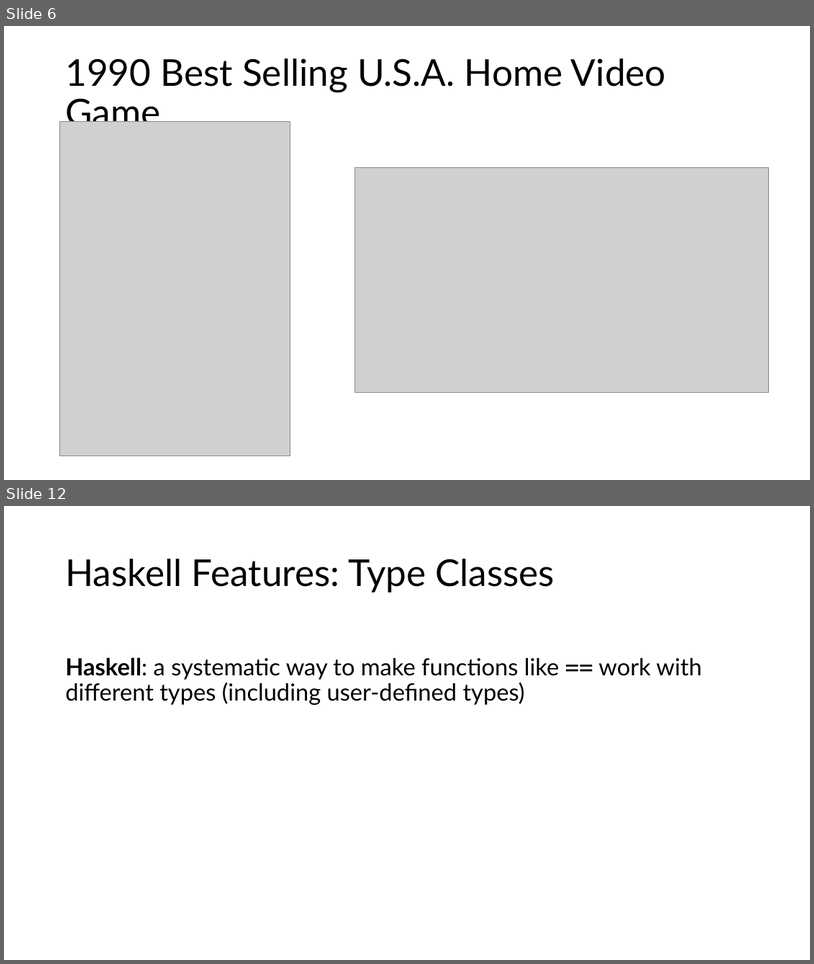
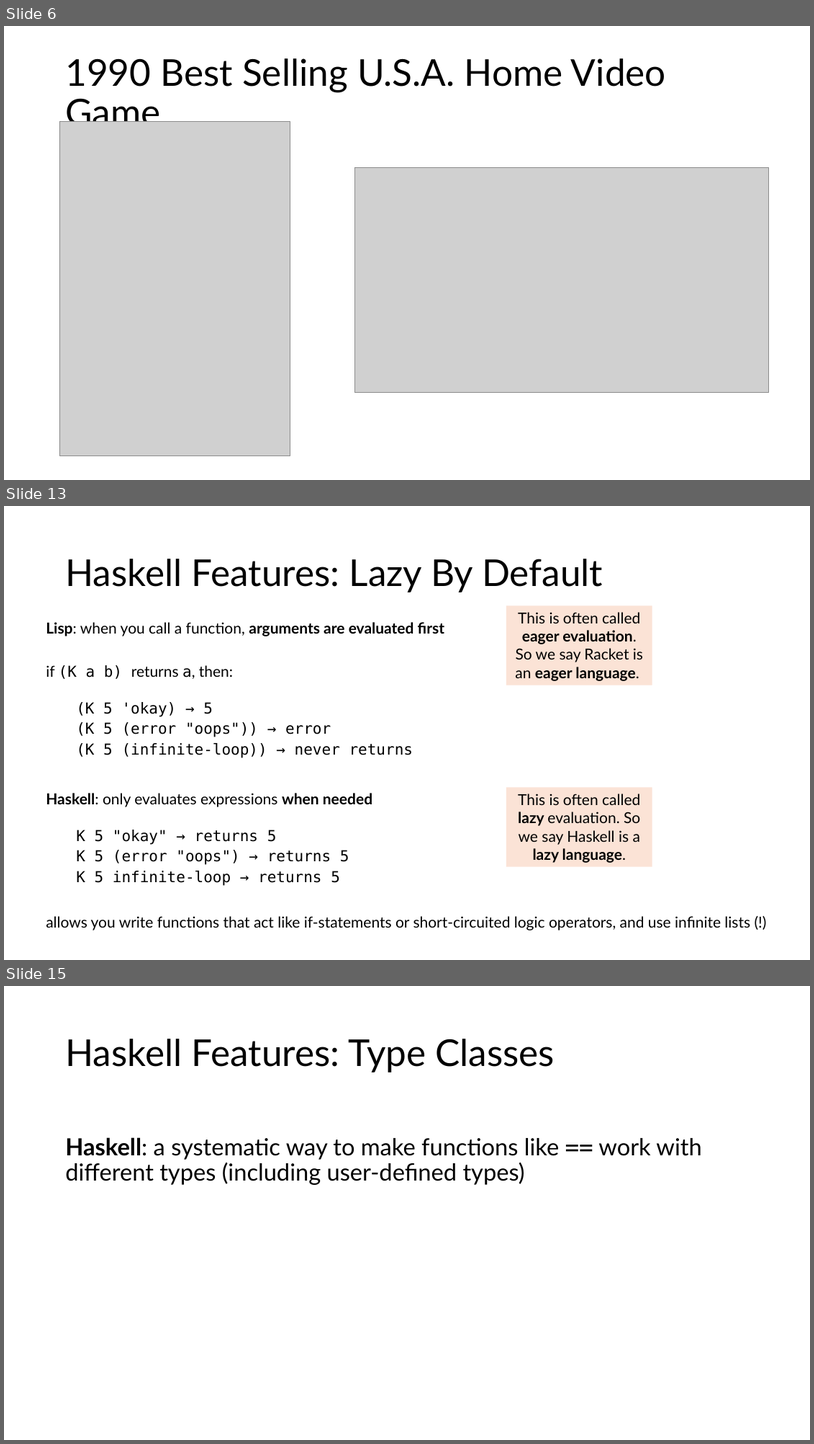
Before and after one commit to tjd1234/cmpt383fall2026, a slide deck: haskell/haskell_intro.pptx. Shown one above the other, each under a label of ours: slides 6 and 12 before the commit, slides 6, 13 and 15 after it; the slides between them are not shown. The pictures are 814x964 and 814x1444 pixels, drawn with LibreOffice and Linux fonts; fonts in the diff are those of the drawing; grey boxes stand for pictures. Boxes give left, top, right and bottom in pixels: in the first picture for what was removed or moved away, otherwise in the second. Text is boxed around its words. In the diff, an @@ line names an element or a change of style, - is before the commit and + after.

```diff
--- a/haskell/haskell_intro.pptx
+++ b/haskell/haskell_intro.pptx
@@ slide 13 added at box(4, 506, 810, 960), background #FFFFFF @@
@@ title added at box(65, 559, 603, 592), 44 pt, text #000000 @@
+Haskell Features: Lazy By Default
@@ rectangle added at box(507, 606, 653, 685), fill #FBE3D6, 18 pt, text #000000 @@
+This is often called eager evaluation. So we say Racket is an eager language.
@@ text added at box(46, 622, 751, 930), 18 pt, text #000000 @@
+Lisp: when you call a function, arguments are evaluated first
+if (K a b) returns a, then:
+  (K 5 'okay) → 5
+  (K 5 (error "oops")) → error
+  (K 5 (infinite-loop)) → never returns
+Haskell: only evaluates expressions when needed
+  K 5 "okay" → returns 5
+  K 5 (error "oops") → returns 5
+  K 5 infinite-loop → returns 5
+allows you write functions that act like if-statements or short-circuited logic operators, and use infinite lists (!)
@@ rectangle added at box(507, 788, 653, 867), fill #FBE3D6, 18 pt, text #000000 @@
+This is often called lazy evaluation. So we say Haskell is a lazy language.
@@ what was slide 12 is now slide 15 @@
```
Also in this commit, not shown: 6 slides changed, 2 other slides added.
